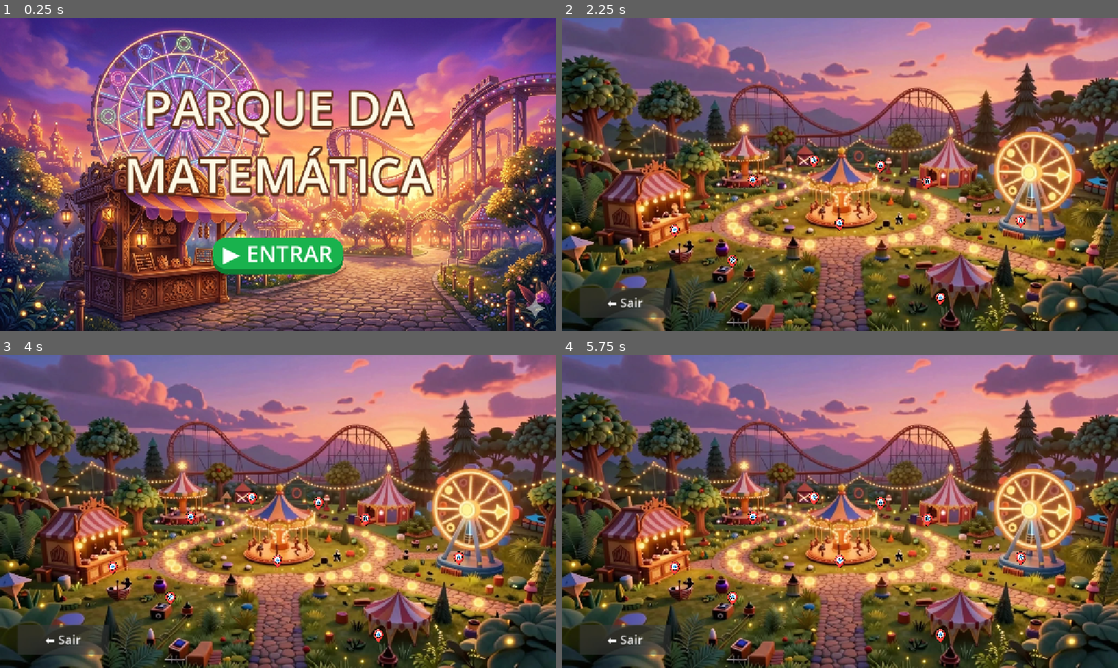
Above: before the commit, frames 1-4 (two rows, left to right).
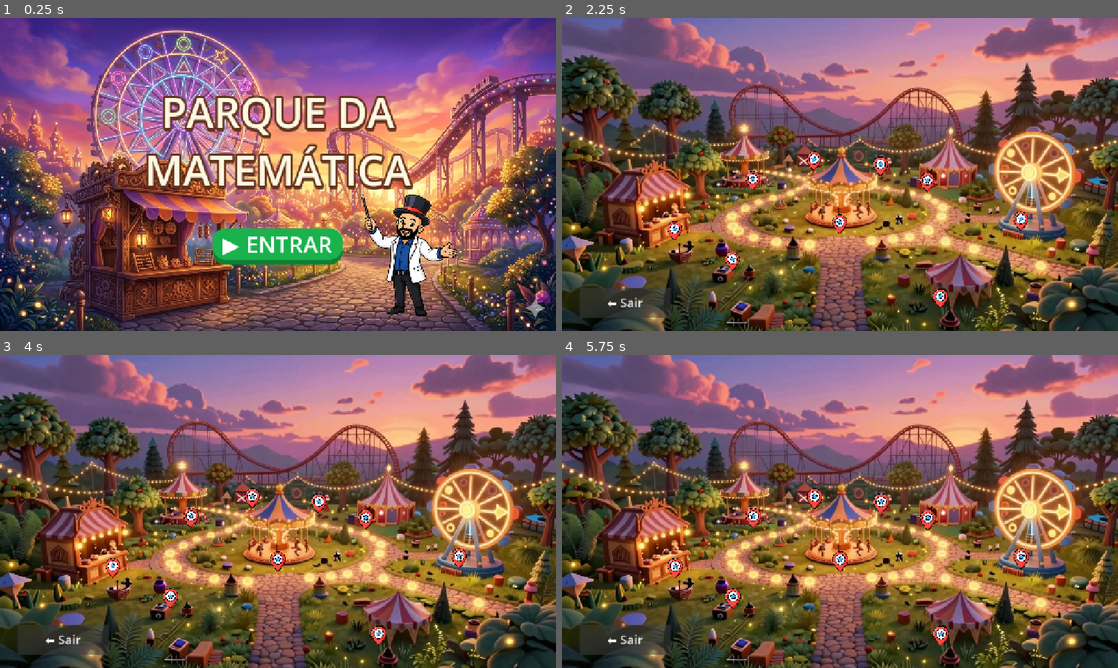
Above: after the commit, the same moments.

Repository: profthiagomendonca/Parquedamatematica
Game: Godot game, scene res://scenes/TitleScreen.tscn
The game is run twice, just before and just after one commit, with the same random seed, the same clock (stepped at 60 frames per second) and the same inputs. Sound files missing from this copy of the repository are replaced by a short silence.
Inputs (mouse positions are in pixels of both pictures, inside the frame that each line leads up to):
- Up to frame 1 (0.25 s): no input
- Up to frame 2 (2.25 s): click "▶ ENTRAR" at 0.5 s; click (673, 230) at 1.25 s; click "⬅️ Voltar ao Parque" at 2 s
- Up to frame 3 (4 s): click (189, 517) at 2.75 s; click "⬅️ Voltar ao Parque" at 3.5 s
- Up to frame 4 (5.75 s): click (812, 498) at 4.25 s; click "⬅️ Voltar ao Parque" at 5 s

The runs differ from the first frame. In frame 1, 15% of the frame differs, in the area x 22-83%, y 22-96%; in frame 2, 0.9%; in frame 3, 1.0%; in frame 4, 1.1%.

Commit message:
🚀 FINAL RELEASE v1.0: Sistema de 6 níveis de memória, 14 formas polidas, Magico na recepção e UX Mobile calibrada.

Diff:
--- a/node_2d.tscn
+++ b/node_2d.tscn
@@ -35,90 +35,90 @@
 
 [node name="PinMath" type="TextureButton" parent="PinsContainer" unique_id=216805047]
 layout_mode = 0
-offset_left = 227.0
-offset_top = 459.0
-offset_right = 291.0
-offset_bottom = 523.0
+offset_left = 211.0
+offset_top = 443.0
+offset_right = 307.0
+offset_bottom = 539.0
 texture_normal = ExtResource("2_pin1")
 ignore_texture_size = true
 stretch_mode = 5
 
 [node name="Pin2" type="TextureButton" parent="PinsContainer" unique_id=546704542]
 layout_mode = 0
-offset_left = 407.0
-offset_top = 344.0
-offset_right = 471.0
-offset_bottom = 408.0
+offset_left = 391.0
+offset_top = 328.0
+offset_right = 487.0
+offset_bottom = 424.0
 texture_normal = ExtResource("2_pin1")
 ignore_texture_size = true
 stretch_mode = 5
 
 [node name="Pin3" type="TextureButton" parent="PinsContainer" unique_id=1673309653]
 layout_mode = 0
-offset_left = 548.0
-offset_top = 299.0
-offset_right = 612.0
-offset_bottom = 363.0
+offset_left = 532.0
+offset_top = 283.0
+offset_right = 628.0
+offset_bottom = 379.0
 texture_normal = ExtResource("2_pin1")
 ignore_texture_size = true
 stretch_mode = 5
 
 [node name="Pin4" type="TextureButton" parent="PinsContainer" unique_id=5296488]
 layout_mode = 0
-offset_left = 809.0
-offset_top = 348.0
-offset_right = 873.0
-offset_bottom = 412.0
+offset_left = 793.0
+offset_top = 332.0
+offset_right = 889.0
+offset_bottom = 428.0
 texture_normal = ExtResource("2_pin1")
 ignore_texture_size = true
 stretch_mode = 5
 
 [node name="Pin5" type="TextureButton" parent="PinsContainer" unique_id=1938059930]
 layout_mode = 0
-offset_left = 1024.0
-offset_top = 437.0
-offset_right = 1088.0
-offset_bottom = 501.0
+offset_left = 1008.0
+offset_top = 421.0
+offset_right = 1104.0
+offset_bottom = 517.0
 texture_normal = ExtResource("2_pin1")
 ignore_texture_size = true
 stretch_mode = 5
 
 [node name="Pin6" type="TextureButton" parent="PinsContainer" unique_id=1523789135]
 layout_mode = 0
-offset_left = 839.0
-offset_top = 615.0
-offset_right = 903.0
-offset_bottom = 679.0
+offset_left = 823.0
+offset_top = 599.0
+offset_right = 919.0
+offset_bottom = 695.0
 texture_normal = ExtResource("2_pin1")
 ignore_texture_size = true
 stretch_mode = 5
 
 [node name="Pin7" type="TextureButton" parent="PinsContainer" unique_id=1364522683]
 layout_mode = 0
-offset_left = 607.0
-offset_top = 444.0
-offset_right = 671.0
-offset_bottom = 508.0
+offset_left = 591.0
+offset_top = 428.0
+offset_right = 687.0
+offset_bottom = 524.0
 texture_normal = ExtResource("2_pin1")
 ignore_texture_size = true
 stretch_mode = 5
 
 [node name="Pin8" type="TextureButton" parent="PinsContainer" unique_id=32624876]
 layout_mode = 0
-offset_left = 701.0
-offset_top = 311.0
-offset_right = 765.0
-offset_bottom = 375.0
+offset_left = 685.0
+offset_top = 295.0
+offset_right = 781.0
+offset_bottom = 391.0
 texture_normal = ExtResource("2_pin1")
 ignore_texture_size = true
 stretch_mode = 5
 
 [node name="Pin9" type="TextureButton" parent="PinsContainer" unique_id=123456790]
 layout_mode = 0
-offset_left = 360.0
-offset_top = 529.0
-offset_right = 424.0
-offset_bottom = 593.0
+offset_left = 344.0
+offset_top = 513.0
+offset_right = 440.0
+offset_bottom = 609.0
 texture_normal = ExtResource("2_pin1")
 ignore_texture_size = true
 stretch_mode = 5
--- a/scenes/Baloes.tscn
+++ b/scenes/Baloes.tscn
@@ -25,21 +25,7 @@
 
 [node name="UI" type="CanvasLayer" parent="."]
 
-[node name="InstructionLabel" type="Label" parent="UI"]
-anchors_preset = 5
-anchor_left = 0.5
-anchor_right = 0.5
-offset_left = -400.0
-offset_top = 135.0
-offset_right = 400.0
-offset_bottom = 200.0
-grow_horizontal = 2
-theme_override_colors/font_color = Color(1, 1, 1, 1)
-theme_override_colors/font_outline_color = Color(0, 0, 0, 1)
-theme_override_constants/outline_size = 10
-theme_override_font_sizes/font_size = 36
-text = "Encontre os pares de formas!"
-horizontal_alignment = 1
+
 
 [node name="HBoxContainer" type="HBoxContainer" parent="UI"]
 anchors_preset = 12
@@ -66,39 +52,7 @@
 theme_override_font_sizes/font_size = 32
 text = "Pares: 0 "
 
-[node name="StarsContainer" type="Control" parent="UI"]
-layout_mode = 3
-anchors_preset = 1
-anchor_left = 1.0
-anchor_right = 1.0
-offset_left = -210.0
-offset_top = 30.0
-offset_right = -30.0
-offset_bottom = 370.0
-grow_horizontal = 0
 
-[node name="Star1" type="TextureRect" parent="UI/StarsContainer"]
-layout_mode = 0
-offset_right = 115.0
-offset_bottom = 115.0
-expand_mode = 1
-stretch_mode = 5
-
-[node name="Star2" type="TextureRect" parent="UI/StarsContainer"]
-layout_mode = 0
-offset_top = 125.0
-offset_right = 115.0
-offset_bottom = 240.0
-expand_mode = 1
-stretch_mode = 5
-
-[node name="Star3" type="TextureRect" parent="UI/StarsContainer"]
-layout_mode = 0
-offset_top = 250.0
-offset_right = 115.0
-offset_bottom = 365.0
-expand_mode = 1
-stretch_mode = 5
 
 [node name="Music" type="AudioStreamPlayer" parent="."]
 stream = ExtResource("3_musica")
--- a/scenes/TitleScreen.tscn
+++ b/scenes/TitleScreen.tscn
@@ -1,6 +1,7 @@
 [gd_scene format=3 uid="uid://cxab35i107wru"]
 
 [ext_resource type="Script" path="res://scripts/TitleScreen.gd" id="1_ts1"]
+[ext_resource type="Texture2D" uid="uid://cax256877v76w" path="res://assets/magico.png" id="2_magico"]
 
 [node name="TitleScreen" type="Control"]
 layout_mode = 3
@@ -20,6 +21,24 @@
 grow_vertical = 2
 expand_mode = 1
 stretch_mode = 6
+
+[node name="Magico" type="TextureRect" parent="."]
+unique_name_in_owner = true
+layout_mode = 1
+anchors_preset = 3
+anchor_left = 1.0
+anchor_top = 1.0
+anchor_right = 1.0
+anchor_bottom = 1.0
+offset_left = -480.0
+offset_top = -320.0
+offset_right = -200.0
+offset_bottom = -20.0
+grow_horizontal = 0
+grow_vertical = 0
+texture = ExtResource("2_magico")
+expand_mode = 1
+stretch_mode = 5
 
 [node name="CenterContainer" type="CenterContainer" parent="."]
 layout_mode = 1
@@ -41,7 +60,7 @@
 theme_override_constants/outline_size = 20
 theme_override_constants/shadow_offset_y = 6
 theme_override_constants/shadow_outline_size = 10
-theme_override_font_sizes/font_size = 110
+theme_override_font_sizes/font_size = 95
 text = "PARQUE DA
 MATEMÁTICA"
 horizontal_alignment = 1
--- a/scripts/BaloesManager.gd
+++ b/scripts/BaloesManager.gd
@@ -1,15 +1,10 @@
 extends Node2D
 
 @onready var cards_container = $CardsContainer
-@onready var back_button = $UI/HBoxContainer/BackButton
 @onready var score_label = $UI/HBoxContainer/ScoreLabel
-@onready var instruction_label = $UI/InstructionLabel
 @onready var music = $Music
-@onready var stars = [$UI/StarsContainer/Star1, $UI/StarsContainer/Star2, $UI/StarsContainer/Star3]
 
 var card_scene = preload("res://scenes/BaloonCard.tscn")
-var tex_star_full = preload("res://assets/estrela_viva.png")
-var tex_star_empty = preload("res://assets/estrela_vazia.png")
 
 var shapes = {
 	"circulo": preload("res://assets/Circulo.png"),
@@ -17,77 +12,111 @@
 	"triangulo": preload("res://assets/Triangulo.png"),
 	"estrela": preload("res://assets/Estrela.png"),
 	"hexagono": preload("res://assets/Hexágono.png"),
-	"losango": preload("res://assets/Losango.png")
+	"losango": preload("res://assets/Losango.png"),
+	"pentagono": preload("res://assets/Pentagono.png"),
+	"octogono": preload("res://assets/Octogono8.png"),
+	"oval": preload("res://assets/Oval.png"),
+	"paralelogramo": preload("res://assets/Paralelogramo.png"),
+	"semicirculo": preload("res://assets/Semi_circulo.png"),
+	"heptagono": preload("res://assets/Heptagono.png"),
+	"eneagono": preload("res://assets/Eneagono.png"),
+	"decagono": preload("res://assets/Decagono.png")
 }
 
 var first_choice = null
 var second_choice = null
 var can_click = true
 var pairs_found = 0
-var vidas = 3
+
+# Sistema de Níveis: Pares [4, 6, 8, 10, 12, 14]
+var current_level = 1
+var grid_cols = 4
+var grid_rows = 2
+var total_pairs_needed = 4
 
 func _ready():
-	back_button.pressed.connect(_on_back_pressed)
+	$UI/HBoxContainer/BackButton.pressed.connect(_on_back_pressed)
 	music.play()
-
-	update_stars_ui()
 	setup_game()
-
-func update_stars_ui():
-	for i in range(stars.size()):
-		stars[i].texture = tex_star_full if i < vidas else tex_star_empty
 
 func setup_game():
 	# Limpa balões antigos
 	for c in cards_container.get_children(): c.queue_free()
 
 	pairs_found = 0
-	score_label.text = "Pares: 0"
-	instruction_label.text = "Encontre os pares de formas!"
-	vidas = 3
-	update_stars_ui()
+	total_pairs_needed = (grid_cols * grid_rows) / 2
+	score_label.text = "Pares: 0 / " + str(total_pairs_needed)
 
-	# Cria 12 itens (6 pares)
+	# 2. SELEÇÃO ALEATÓRIA DE FORMAS (Resolve o Ponto 2)
 	var deck = []
-	for id in shapes.keys():
-		deck.append(id)
-		deck.append(id)
+	var shape_ids = shapes.keys()
+	shape_ids.shuffle() # Embaralha as formas disponíveis
+
+	# Pega apenas a quantidade necessária de formas para o nível atual
+	for i in range(total_pairs_needed):
+		var selected_shape = shape_ids[i]
+		deck.append(selected_shape)
+		deck.append(selected_shape)
 
 	deck.shuffle()
 
-	# Posidionamento em Grid 4 colunas x 3 linhas - Espaçamento aumentado para evitar sobreposição
-	var cols = 4
-	var spacing_x = 320 # Aumentado significativamente
-	var spacing_y = 200 # Aumentado significativamente
+	# 3. ESCALA E ESPAÇAMENTO DINÂMICO (Resolve o Ponto 1)
+	var spacing_x = 320
+	var spacing_y = 220
+	var baloon_scale = 0.35
+
+	if grid_cols == 4:
+		spacing_x = 320
+		spacing_y = 180 if grid_rows == 4 else 220
+	elif grid_cols == 5:
+		spacing_x = 240
+		spacing_y = 170
+		baloon_scale = 0.28
+	elif grid_cols >= 6:
+		spacing_x = 175 # Mais compacto
+		spacing_y = 120 # Mais compacto verticalmente
+		baloon_scale = 0.22
 
 	for i in range(deck.size()):
 		var card = card_scene.instantiate()
-		card.scale = Vector2(0.32, 0.32) # Um pouco menor para garantir o espaço
+		card.scale = Vector2(baloon_scale, baloon_scale)
 		cards_container.add_child(card)
 
-		var col = i % cols
-		var row = i / cols
-		# Centraliza com o novo espaçamento
-		card.position = Vector2((col - 1.5) * spacing_x, (row - 1.0) * spacing_y)
+		var col = i % grid_cols
+		var row = i / grid_cols
+		# Calculamos a posição e subimos 20 pixels (no Y) para tirar do limite de baixo
+		var target_pos = Vector2((col - (grid_cols-1)/2.0) * spacing_x, ((row - (grid_rows-1)/2.0) * spacing_y) - 20)
 
+		# MEMÓRIA VISUAL: Começa no centro, vai para o lugar
+		card.position = Vector2.ZERO # Começa unido no centro
 		card.setup(deck[i], shapes[deck[i]])
+
+		# Animação de "se espalhar" (Vindo do centro para os lados)
+		var t = create_tween().set_trans(Tween.TRANS_BACK).set_ease(Tween.EASE_OUT)
+		t.tween_interval(0.05 * i) # Efeito cascata
+		t.tween_property(card, "position", target_pos, 0.8)
+		t.tween_callback(card.update_anchor)
 		card.clicked.connect(_on_card_clicked)
 
 func _on_card_clicked(card):
-	if not can_click or card == first_choice: return
+	if not can_click or card.is_open or card.is_matched:
+		return
 
-	_play_sound("res://Acerto.mp3") # Som de clique/inflar
-	card.reveal()
+	# Evita clicar duas vezes na mesma carta
+	if first_choice == card:
+		return
+
+	card.reveal_shape()
+	_play_sound("res://Botao.mp3")
 
 	if first_choice == null:
 		first_choice = card
 	else:
 		second_choice = card
-		can_click = false
 		_check_match()
 
 func _check_match():
-	await get_tree().create_timer(0.6).timeout
+	can_click = false # Trava cliques durante a conferência (Bug prevention)
 
 	if first_choice.shape_id == second_choice.shape_id:
 		# ACERTOU!
@@ -95,30 +124,41 @@
 		first_choice.match_found()
 		second_choice.match_found()
 		pairs_found += 1
-		score_label.text = "Pares: " + str(pairs_found)
+		score_label.text = "Pares: " + str(pairs_found) + " / " + str(total_pairs_needed)
 
-		if pairs_found == 6:
+		if pairs_found == total_pairs_needed:
 			_victory()
 	else:
-		# ERROU!
-		vidas -= 1
-		update_stars_ui()
+		# ERROU! (Sem perder vida agora, só esconde)
 		_play_sound("res://Erro.mp3")
 
 		await get_tree().create_timer(0.5).timeout
 		first_choice.hide_shape()
 		second_choice.hide_shape()
 
-		if vidas <= 0:
-			_game_over()
-
 	first_choice = null
 	second_choice = null
 	can_click = true
 
 func _victory():
-	instruction_label.text = "Incrível! Você completou a barraca!"
 	_play_sound("res://Acerto.mp3")
+
+	# Progride o nível seguindo a sequência de pares: [4, 6, 8, 10, 12, 14]
+	current_level += 1
+	match current_level:
+		2: # 6 pares
+			grid_cols = 4; grid_rows = 3
+		3: # 8 pares
+			grid_cols = 4; grid_rows = 4
+		4: # 10 pares
+			grid_cols = 5; grid_rows = 4
+		5: # 12 pares
+			grid_cols = 6; grid_rows = 4
+		6: # 14 pares
+			grid_cols = 7; grid_rows = 4
+		_: # Reinicia
+			current_level = 1
+			grid_cols = 4; grid_rows = 2
 
 	# Chuva de confetes
 	var confete = Sprite2D.new()
@@ -130,13 +170,14 @@
 	var t = create_tween()
 	t.tween_property(confete, "scale", Vector2(1.5, 1.5), 1.0).set_trans(Tween.TRANS_ELASTIC)
 
-	await get_tree().create_timer(3.0).timeout
+	await get_tree().create_timer(2.0).timeout
+	confete.queue_free()
 	setup_game()
 
 func _game_over():
-	instruction_label.text = "Que pena! Tente de novo!"
-	await get_tree().create_timer(2.0).timeout
-	setup_game()
+	# No jogo de memória sem vidas, o game over não é mais necessário
+	# Mas podemos deixar o feedback visual se quiser
+	pass
 
 func _play_sound(path):
 	var p = AudioStreamPlayer.new(); p.stream = load(path); add_child(p); p.play(); p.finished.connect(p.queue_free)
--- a/scripts/BaloonCard.gd
+++ b/scripts/BaloonCard.gd
@@ -9,17 +9,22 @@
 var shape_id = ""
 var is_open = false
 var is_matched = false
+var initial_y = 0.0
 
 func _ready():
 	# Cria a colisão dinamicamente baseado na textura
 	if balloon_base.texture:
 		var collision = CollisionShape2D.new()
 		var shape = CircleShape2D.new()
-		shape.radius = balloon_base.texture.get_width() / 2.5
+		shape.radius = balloon_base.texture.get_width() / 2.0
 		collision.shape = shape
 		area.add_child(collision)
 
+	# Apenas conecta o clique
 	area.input_event.connect(_on_input_event)
+
+func update_anchor():
+	initial_y = position.y
 	_start_float_animation()
 
 func _start_float_animation():
@@ -27,16 +32,29 @@
 	var offset = randf_range(10, 20)
 	var duration = randf_range(1.5, 2.5)
 
-	tween.tween_property(self, "position:y", position.y - offset, duration).set_trans(Tween.TRANS_SINE)
-	tween.tween_property(self, "position:y", position.y, duration).set_trans(Tween.TRANS_SINE)
+	tween.tween_property(self, "position:y", initial_y - offset, duration).set_trans(Tween.TRANS_SINE)
+	tween.tween_property(self, "position:y", initial_y, duration).set_trans(Tween.TRANS_SINE)
 
 func setup(id, texture):
 	shape_id = id
 	shape_sprite.texture = texture
-	# Ajusta a cor do balão aleatoriamente para ficar festivo
-	balloon_base.modulate = Color(randf(), randf(), randf(), 1.0)
 
-func reveal():
+	# Paleta de Cores "Neon Candy" para destacar do fundo
+	var vibrant_colors = [
+		Color(1, 0.1, 0.1), # Vermelho Vivo
+		Color(0.1, 0.9, 0.1), # Verde Lima
+		Color(0.1, 0.6, 1),   # Azul Piscina
+		Color(1, 1, 0.1),     # Amarelo Sol
+		Color(1, 0.1, 1),     # Magenta Vibrante
+		Color(0.1, 1, 1),     # Ciano
+		Color(1, 0.5, 0),     # Laranja
+		Color(0.7, 0.3, 1),   # Roxo
+		Color(0.5, 1, 0)      # Verde Ácido
+	]
+
+	balloon_base.modulate = vibrant_colors.pick_random()
+
+func reveal_shape():
 	if is_open or is_matched: return
 	is_open = true
 
--- a/scripts/MapScreen.gd
+++ b/scripts/MapScreen.gd
@@ -51,7 +51,7 @@
 	bg_music = AudioStreamPlayer.new()
 	if ResourceLoader.exists("res://Som mapa.mp3"):
 		bg_music.stream = preload("res://Som mapa.mp3")
-		bg_music.volume_db = -8.0
+		bg_music.volume_db = -18.0
 		add_child(bg_music)
 		bg_music.play()
 		bg_music.finished.connect(bg_music.play)
--- a/scripts/TitleScreen.gd
+++ b/scripts/TitleScreen.gd
@@ -40,7 +40,7 @@
 	bg_music = AudioStreamPlayer.new()
 	if ResourceLoader.exists("res://Som abertura.mp3"):
 		bg_music.stream = preload("res://Som abertura.mp3")
-		bg_music.volume_db = -5.0
+		bg_music.volume_db = -15.0
 		add_child(bg_music)
 		bg_music.play()
 		bg_music.finished.connect(bg_music.play)
Binary file added: assets/Decagono.png
Not shown, added: assets/Decagono.png.import
Binary file added: assets/Eneagono.png
Not shown, added: assets/Eneagono.png.import
Binary file added: assets/Heptagono.png
Not shown, added: assets/Heptagono.png.import
Binary file added: assets/Magico.png
Not shown, added: assets/Magico.png.import
Binary file added: assets/Octogono8.png
Not shown, added: assets/Octogono8.png.import
Binary file added: assets/Oval.png
Not shown, added: assets/Oval.png.import
(and 14 more such lines)
